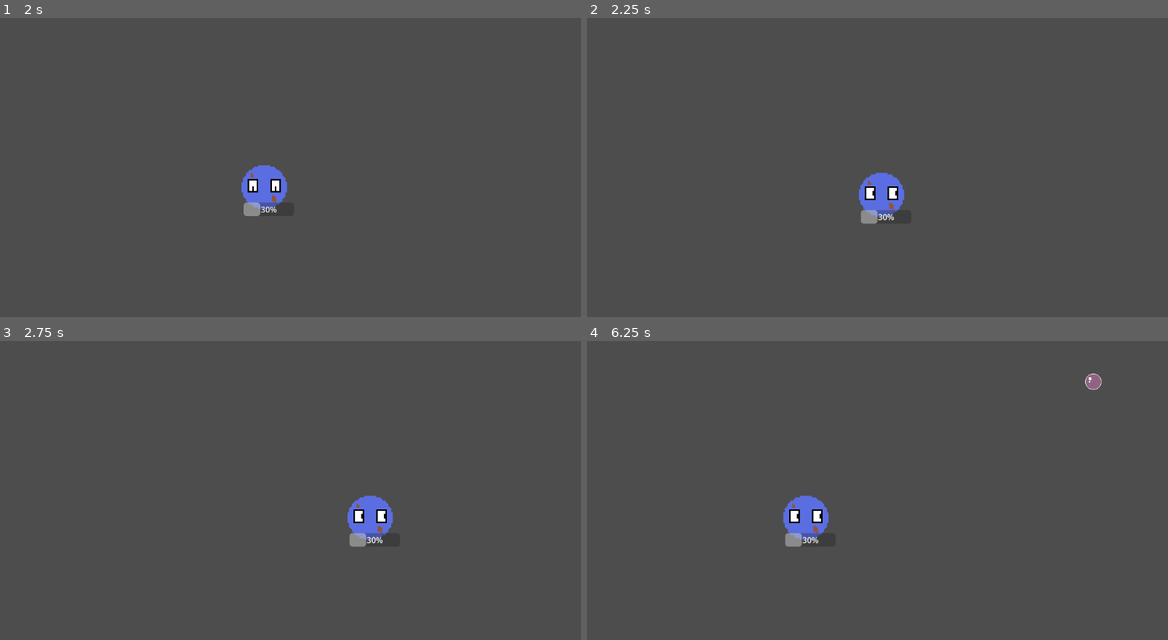
Above: before the commit, frames 1-4 (two rows, left to right).
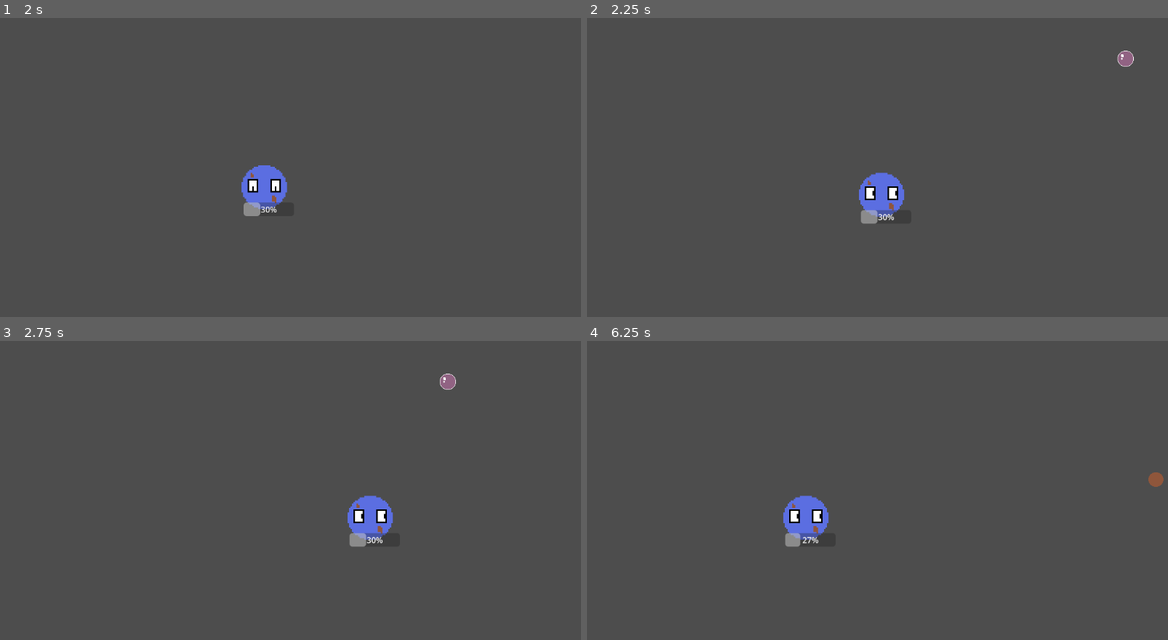
Above: after the commit, the same moments.

Repository: Gregorio-DIaz-Rivero/GlobalGameJam2025
Game: Godot game, scene res://bathroom.tscn
The game is run twice, just before and just after one commit, with the same random seed, the same clock (stepped at 60 frames per second) and the same inputs.
Inputs:
- Up to frame 1 (2 s): tap Enter at 0.5 s; hold D (derecha) 0.53-1.28 s; hold S (abajo) from 1.28 s (still down)
- Up to frame 2 (2.25 s): release S (abajo) at 2.03 s; hold D (derecha) from 2.03 s (still down)
- Up to frame 3 (2.75 s): keep holding D (derecha)
- Up to frame 4 (6.25 s): release D (derecha) at 2.78 s; hold W (arriba) 2.78-3.53 s; hold A (izquierda) 3.53-5.03 s; hold S (abajo) 5.03-5.78 s; hold D (derecha) from 5.78 s (still down)

Frame 1 is identical in both runs. In frame 2, 0.1% of the frame differs, in the area x 91-95%, y 10-17%; in frame 3, 0.1%; in frame 4, 0.3%, in the area x 36-100%, y 10-69%.

Commit message:
can recive damage for bubbles or dirt,dirt, bubbles and character can move

Diff:
--- a/bathroom.tscn
+++ b/bathroom.tscn
@@ -10,7 +10,9 @@
 position = Vector2(299, 128)
 
 [node name="Timer" type="Timer" parent="."]
-wait_time = 5.0
+wait_time = 2.0
 autostart = true
 
+[node name="AudioListener2D" type="AudioListener2D" parent="."]
+
 [connection signal="timeout" from="Timer" to="." method="_on_timer_timeout"]
--- a/bubble.gd
+++ b/bubble.gd
@@ -1,27 +1,49 @@
 class_name burbujas
 extends Node2D
 var where_born:int
+var tipo:int
+
+const burbuja_texture = preload("res://assets/Bubble.png")
+const barro_texture = preload("res://assets/mudball2.png")
 
 const SPEED = 300.0
 const JUMP_VELOCITY = -400.0
 
 var screensize:Vector2
-
+var rng=RandomNumberGenerator.new()
 func _ready() -> void:
+	if rng.randf()>.4:
+		tipo=0
+		$shot.texture=barro_texture
+	else:
+		tipo=1
+		$shot.texture=burbuja_texture
 	screensize=get_viewport().get_visible_rect().size
 
 func _physics_process(delta: float) -> void:
 	if position.x<-10 or position.x>screensize.x+10 or position.y<-10 or position.y>screensize.y+10:
 		queue_free()
-	if where_born==1:
-		position+=Vector2(0,2)
-	elif where_born==2:
-		position+=Vector2(0,-2)
-	elif where_born==3:
-		position+=Vector2(2,0)
+	if tipo==0:
+		if where_born==1:
+			position+=Vector2(0,2)
+		elif where_born==2:
+			position+=Vector2(0,-2)
+		elif where_born==3:
+			position+=Vector2(2,0)
+		else:
+			position+=Vector2(-2,0)
 	else:
-		position+=Vector2(-2,0)
-
+		if where_born==1:
+			position+=Vector2(0,6)
+		elif where_born==2:
+			position+=Vector2(0,-6)
+		elif where_born==3:
+			position+=Vector2(6,0)
+		else:
+			position+=Vector2(-6,0)
 func _on_body_entered(body: Node2D) -> void:
-	body.has_method("")
+	if tipo==1:
+		body.call("cleaning",5)
+	else:
+		body.call("i_got_irty",5)
 	queue_free()
--- a/bubble.tscn
+++ b/bubble.tscn
@@ -1,15 +1,16 @@
 [gd_scene load_steps=4 format=3 uid="uid://bvqq6ioo5ssga"]
 
 [ext_resource type="Script" path="res://bubble.gd" id="1_42rc2"]
-[ext_resource type="Texture2D" uid="uid://c33ku348kykxa" path="res://assets/Bubble.png" id="1_oggnc"]
+
+[sub_resource type="CompressedTexture2D" id="CompressedTexture2D_a80ru"]
 
 [sub_resource type="CircleShape2D" id="CircleShape2D_k4pnc"]
 
 [node name="bubble" type="Area2D"]
 script = ExtResource("1_42rc2")
 
-[node name="Sprite2D" type="Sprite2D" parent="."]
-texture = ExtResource("1_oggnc")
+[node name="shot" type="Sprite2D" parent="."]
+texture = SubResource("CompressedTexture2D_a80ru")
 
 [node name="CollisionShape2D" type="CollisionShape2D" parent="."]
 scale = Vector2(1.5, 1.5)
--- a/scri[ts/bubble_generator.gd
+++ b/scri[ts/bubble_generator.gd
@@ -1,4 +1,5 @@
 extends Node2D
+@onready var shot: Sprite2D = $shot
 @onready var timer: Timer = $Timer
 
 var burbuja = preload("res://bubble.tscn")
@@ -37,6 +38,7 @@
 
 func _on_timer_timeout() -> void:
 	var burbujas_instance=burbuja.instantiate()
+	#decide_shot(burbujas_instance)
 	decide_pos(burbujas_instance)
 	get_node("/root/bathroom").add_child(burbujas_instance)
-	timer.start(5)
+	timer.start(2)
Binary file added: assets/DirtShot.png
Not shown, added: assets/DirtShot.png.import
Not shown, added: assets/Limpieza Absoluta.wav.import
Binary file added: assets/mudball.png
Not shown, added: assets/mudball.png.import
Binary file added: assets/mudball2.png
Not shown, added: assets/mudball2.png.import
Not shown, added: assets/Limpieza Absoluta.wav
